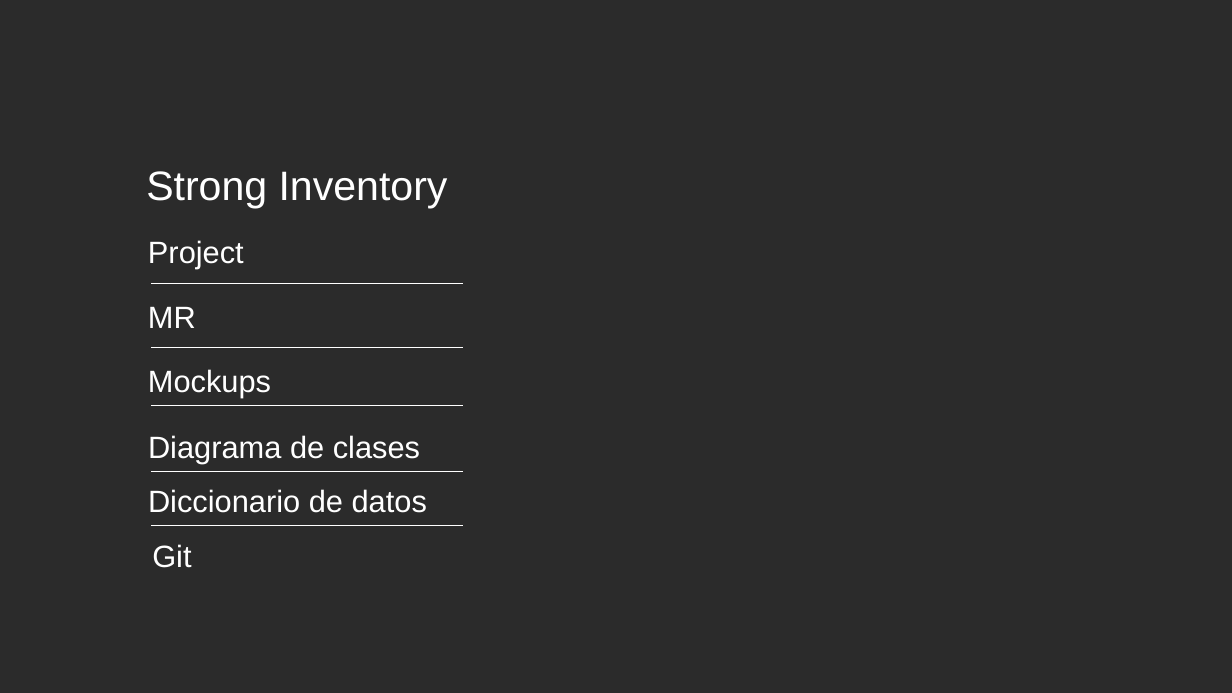
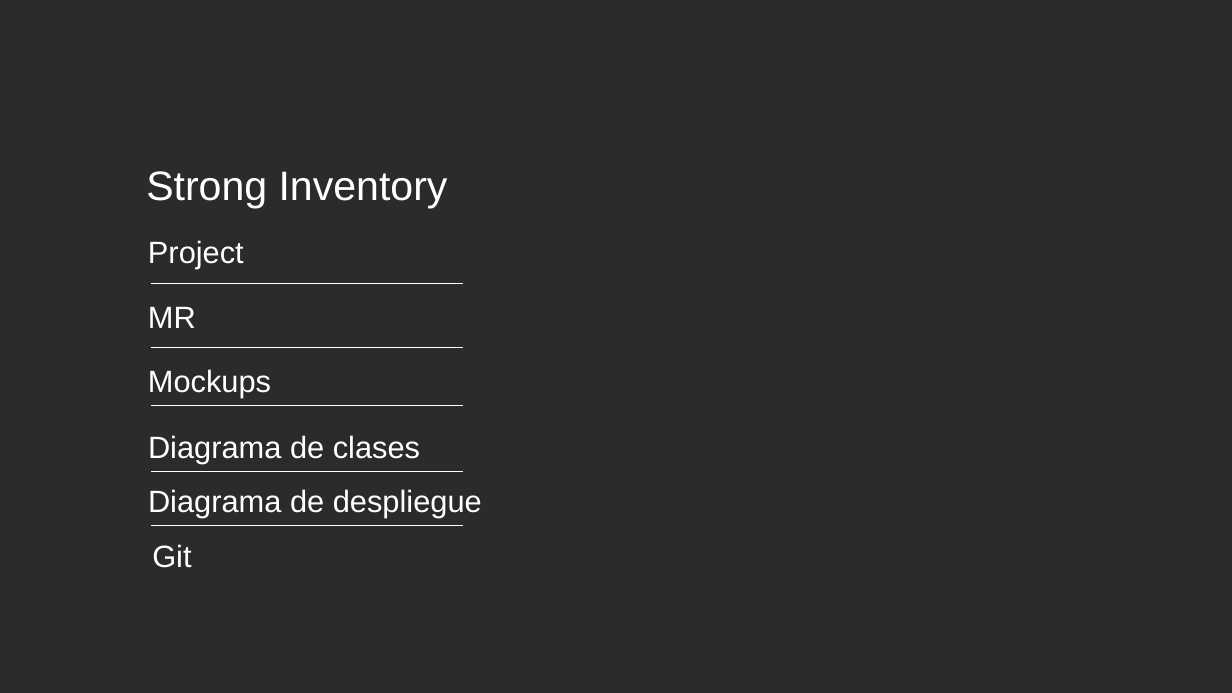
Before and after one commit to jackas779/proyecto, a slide deck: slide 2 of prestacion-proyecto.pptx. Drawn at 1232x693 pixels with LibreOffice and Linux fonts; fonts in the diff are those of the drawing; background and template pictures are left out; a plain dark background stands for a picture behind light text. Boxes give left, top, right and bottom in pixels: in the first picture for what was removed or moved away, otherwise in the second. Text is boxed around its words. In the diff, an @@ line names an element or a change of style, - is before the commit and + after.

Commit message:
Ardi y Stephen: Se arreglo presentación

```diff
--- a/prestacion-proyecto.pptx
+++ b/prestacion-proyecto.pptx
@@ text at (x1=148, y1=489, x2=482, y2=517): text changed @@
-Diccionario de datos
+Diagrama de despliegue
```
